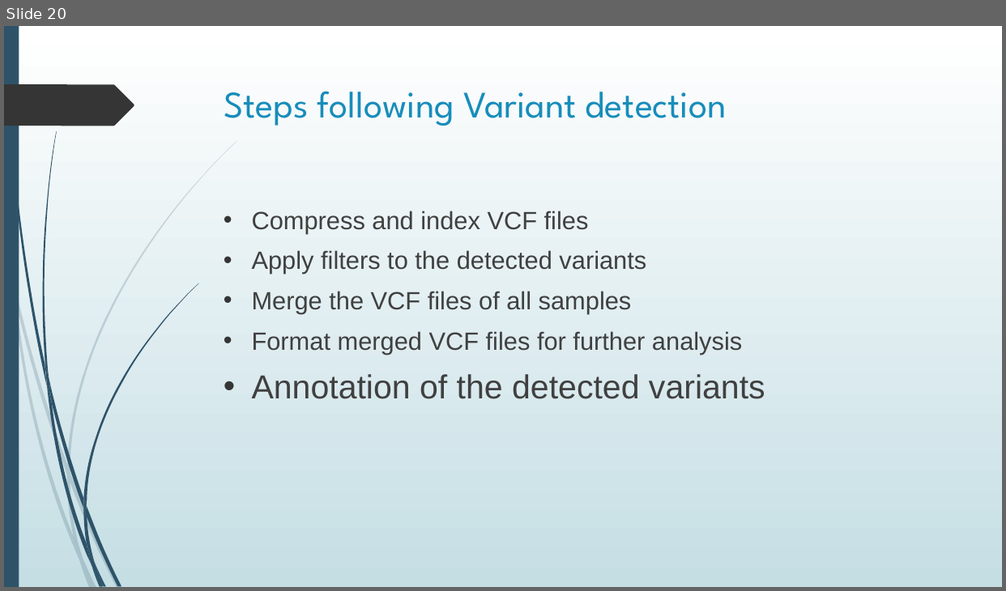
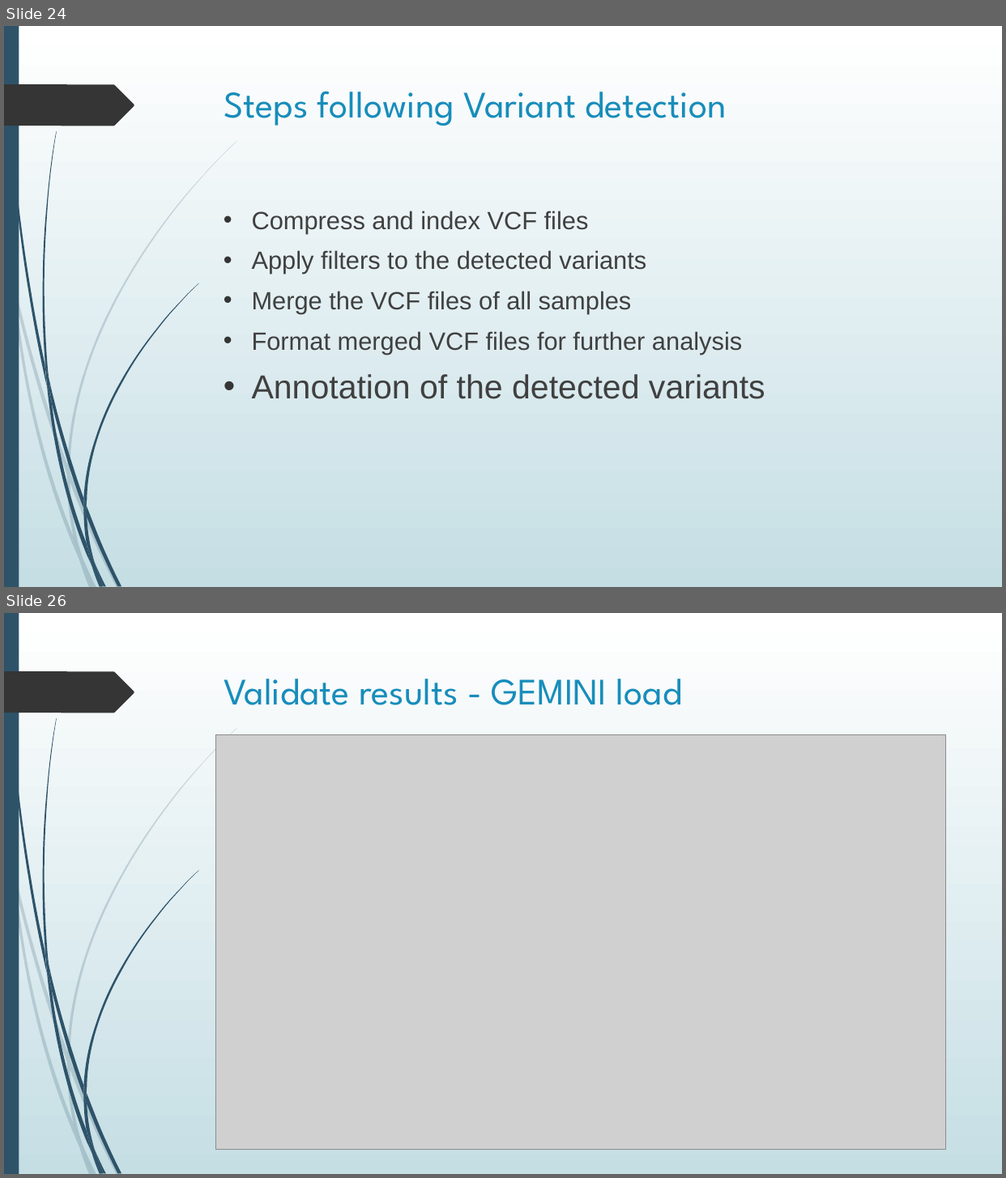
Before and after one commit to BiodataAnalysisGroup/IMGGE-WES-WGS-data-analysis-workshop, a slide deck: day 1/germline_variant_calling_slides.pptx. Shown one above the other, each under a label of ours: slide 20 before the commit, slides 24 and 26 after it; the slides between them are not shown. The pictures are 1006x591 and 1006x1178 pixels, drawn with LibreOffice and Linux fonts; fonts in the diff are those of the drawing; grey boxes stand for pictures. Boxes give left, top, right and bottom in pixels: in the first picture for what was removed or moved away, otherwise in the second. Text is boxed around its words. In the diff, an @@ line names an element or a change of style, - is before the commit and + after.

```diff
--- a/day 1/germline_variant_calling_slides.pptx
+++ b/day 1/germline_variant_calling_slides.pptx
@@ slide 26 added at [4, 613, 1002, 1174], background gradient #FFFFFF to #C5DEE5; not listed: 24 template elements that a slide beside it also shows @@
@@ title added at [224, 679, 682, 705], 36 pt, text #178DBB @@
+Validate results - GEMINI load
@@ picture added at [216, 735, 946, 1150] @@
@@ what was slide 20 is now slide 24 @@
```
Also in this commit, not shown: 2 slides changed, 5 other slides added.
